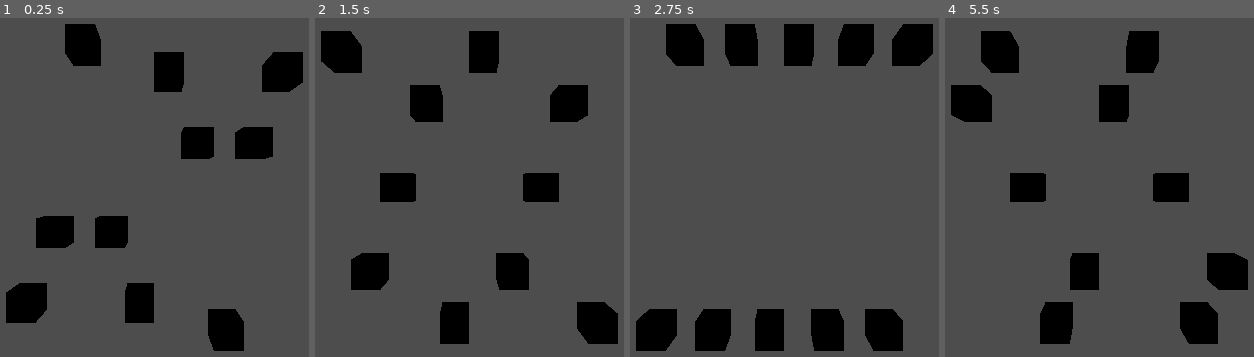
Above: before the commit, frames 1-4 (left to right).
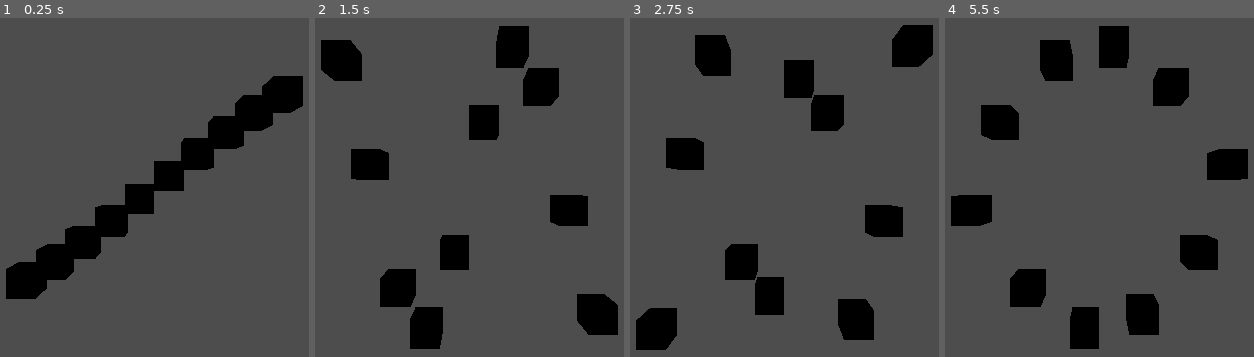
Above: after the commit, the same moments.

Repository: LoganTylerPatterson/GodotMadHouse
Game: Godot game, scene res://node_3d.tscn
The game is run twice, just before and just after one commit, with the same random seed, the same clock (stepped at 60 frames per second) and the same inputs.
Inputs:
- Up to frame 1 (0.25 s): no input
- Up to frame 2 (1.5 s): no input
- Up to frame 3 (2.75 s): no input
- Up to frame 4 (5.5 s): no input

The runs differ from the first frame. In frame 1, 16% of the frame differs, in the area x 1-99%, y 1-99%; in frame 2, 19%; in frame 3, 18%; in frame 4, 23%, in the area x 1-99%, y 2-98%.

Commit message:
graph-sin working but needs more resolution

Diff:
--- a/actual_graph/graph.gd
+++ b/actual_graph/graph.gd
@@ -22,8 +22,9 @@
 
 # Called every frame. 'delta' is the elapsed time since the previous frame.
 var speed = 1.0
+var time = 0
 func _process(delta):
-	var time = Time.get_ticks_msec() / 1000
+	time += delta
 	for point in points:
 		position = point.position
 		position.y = sin(PI * (position.x * time))
